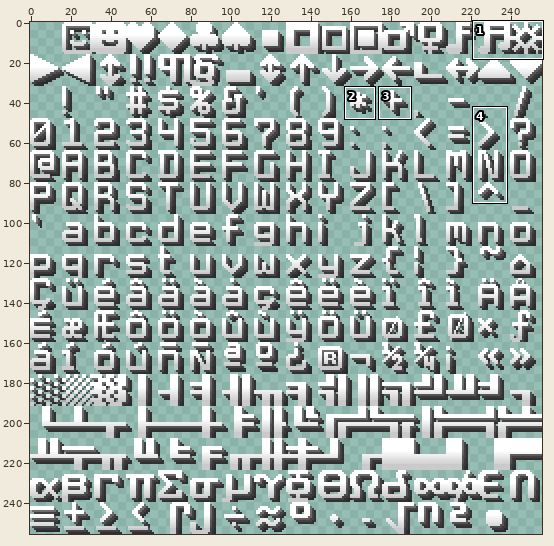
Sprite sheet -- out/Badlion Text Shadow/assets/minecraft/font/ascii.png. Above, an overview of the earlier version with the close-up marked.
Close-up. Before the commit:
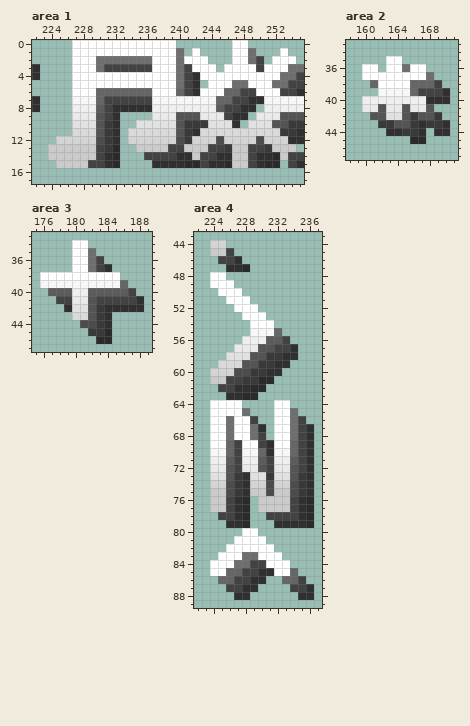
The file is 256x256 pixels. Pixels under 10% opacity are left out. Colours within 5 levels of each other are drawn and written as one. Shown: area 1: x 222..255, y 0..17; area 2: x 158..171, y 33..47; area 3: x 175..189, y 33..47; area 4: x 222..237, y 43..89. The commit also changed other parts of the picture, which this record leaves out.
After:
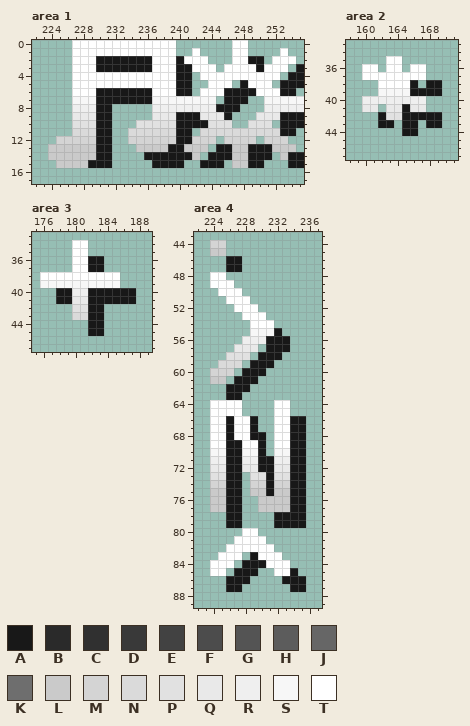
Palette (. is transparent): A #181818  B #2a2a2a  C #303030  D #393939  E #424242  F #4c4c4c  G #545454  H #5c5c5c  J #666666  K #6e6e6e  L #cacaca  M #d4d4d4  N #dadada  P #e1e1e1  Q #e9e9e9  R #efefef  S #f7f7f7  T #ffffff
Change:
Changed rows in their new state; - is an unchanged pixel.
Area 1:
first column x 222:
 1 ------------------.--------.------
 2 --------AAAAAAA---A--------AA-----
 3 .-------AAAAAAA---AA--------A---.A
 4 .-----------------AA.----------.AA
 5 ------------------AA.----.A---.AAA
 6 --------AAAAAAA---AA.---AAAA---AA.
 7 .-------AAAAAAA--------.AAA..-----
 8 .-------AA.....--------AAA..------
 9 --------AA.-------AAA---A..----AAA
10 --------AA.-------AAAA---.----.AAA
11 --------AA.-------AA.----------AA.
12 --------AA.-------AA---.----.---..
13 --------AA.------AA---.AA--AAA----
14 --------AA.---AAAAAA-.AAA--AAA.-AA
15 -------AAA.----AAAA..AAA.--AA..-AA
Area 2:
first column x 161:
36 ----.-----
37 -------.--
38 .----A.AA-
39 -----AAAA.
40 -------...
41 -.--A--.--
42 .A--AAAAA-
43 -AA.AA.AA.
44 --..AA.-..
45 -----..---
Area 3:
first column x 177:
35 -----.------
36 -----AA-----
37 -----AA.----
39 ---------.--
40 .AA--AAAAAA-
41 -AA--AAAAAA.
42 --.--AA.....
43 -----AA.----
44 ----.AA.----
45 -----AA.----
46 ------..----
Area 4:
first column x 225:
45 -.--
46 .AA-
47 -AA.
first column x 225:
55 -------A----
56 ------AAA---
57 -----.AAA.--
58 ----.AAA..--
59 ---.AAA..---
60 --.AAA..----
61 -.AAA..-----
62 .AAA..------
63 -AA..-------
65 ---.-----.--
66 -A--A----AA-
67 -A--A.---AA.
68 -A--AA---AA.
69 -AA--A.--AA.
70 -AA--A.--AA.
71 -AA--AA--AA.
72 -AA--AA--AA.
73 -AA.--A--AA.
74 -AA.--A--AA.
75 -AA.--A--AA.
76 -AA.-----AA.
77 -AA.-----AA.
78 .AA.--.AAAA.
79 -AA.---AAAA.
first column x 225:
83 ---.A-------
84 --.AAA------
85 -.AAA..--A--
86 .AAA..--AAA-
87 -AA..----AA.
88 --..------..
Boxes around the changes in both close-ups, in picture pixels (x1, y1, x2, y2):
changed: (88, 48, 304, 168)
erased: (32, 64, 40, 112)
changed: (370, 64, 450, 144)
changed: (48, 248, 144, 344)
changed: (218, 248, 250, 272)
changed: (218, 328, 314, 600)
